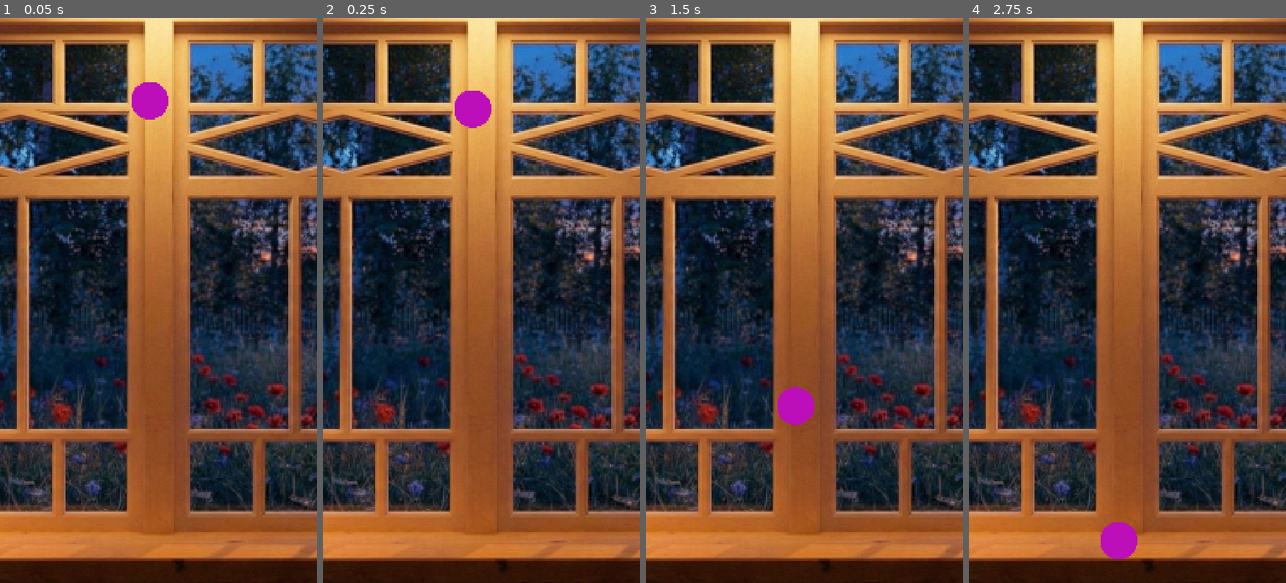
Above: before the commit, frames 1-4 (left to right).
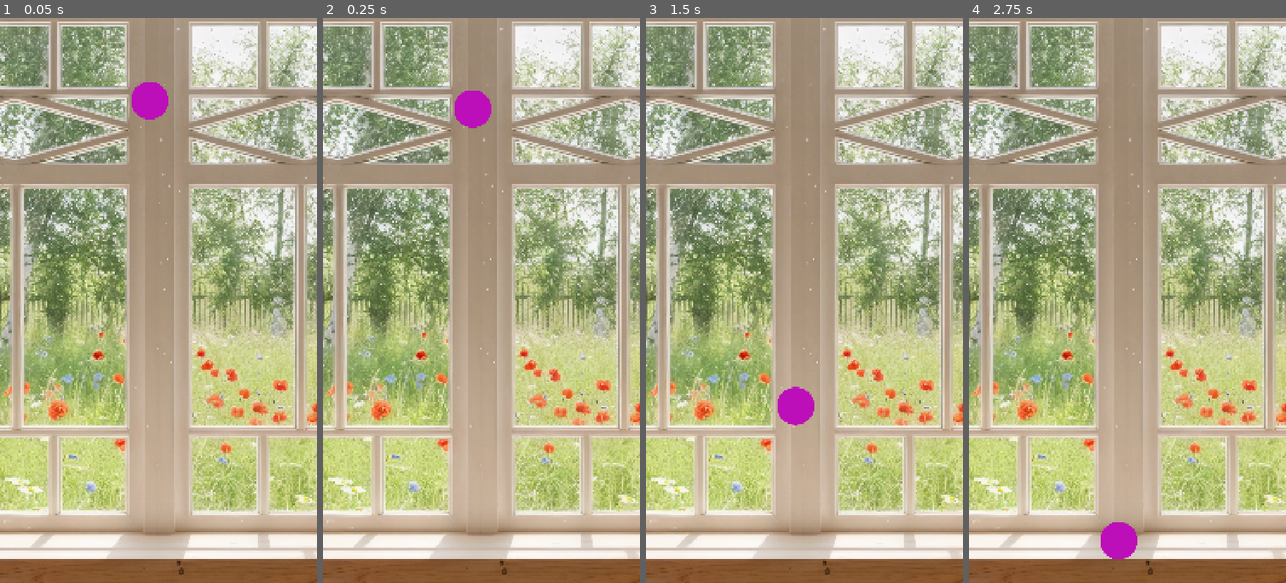
Above: after the commit, the same moments.

Repository: justkuzan/SuikaGame
Game: Godot game, scene res://Scenes/Game/Game.tscn
Two runs of this game, one before a commit and one after it. Both use one fixed random seed, a clock stepped at 60 frames per second and the inputs below.
Inputs:
- Up to frame 1 (0.05 s): no input
- Up to frame 2 (0.25 s): no input
- Up to frame 3 (1.5 s): no input
- Up to frame 4 (2.75 s): no input

The runs differ from the first frame. In frame 1, 99% of the frame differs, in the area x 0-100%, y 0-100%; in frame 2, 99%; in frame 3, 99%; in frame 4, 99%.
Error after the commit: Invalid call. Nonexistent function 'init_game' in base 'Nil'. (res://Scenes/Game/Game.gd:5)

Commit message:
Added Yandex SDK

Diff:
--- /dev/null
+++ b/Scenes/Game/Game.gd
@@ -0,0 +1,19 @@
+extends Node2D
+
+
+func _ready() -> void:
+	YandexSDK.init_game()
+	YandexSDK.game_ready()
+	YandexSDK.show_interstitial_ad()
+
+#Все что ниже (что касается яндекса) можно будет закинуть непосредственно в Игру (при запуске уровня)
+	get_viewport().focus_entered.connect(focus_in)
+	get_viewport().focus_entered.connect(focus_out)
+
+
+func focus_in() -> void:
+	YandexSDK.gameplay_started()
+
+
+func focus_out() -> void:
+	YandexSDK.gameplay_stopped()
--- a/Scenes/Game/Game.tscn
+++ b/Scenes/Game/Game.tscn
@@ -1,10 +1,12 @@
 [gd_scene format=3 uid="uid://d2682g4r85urc"]
 
-[ext_resource type="Texture2D" uid="uid://chy8ef08n2ksl" path="res://Assets/Backgrounds/bg_default.png" id="1_rdw05"]
+[ext_resource type="Script" uid="uid://fp4uuqcr4ycj" path="res://Scenes/Game/Game.gd" id="1_ln2h6"]
+[ext_resource type="Texture2D" uid="uid://ben0qmwure1bo" path="res://Assets/Backgrounds/enhanced_window.png" id="1_xbxml"]
 [ext_resource type="PackedScene" uid="uid://d0rbvn7ybi2sx" path="res://Scenes/Walls/Walls.tscn" id="2_gwu2e"]
 [ext_resource type="PackedScene" uid="uid://daiia8h0goc0c" path="res://Scenes/Objects/BaseObject/BaseObject.tscn" id="3_xbxml"]
 
 [node name="Game" type="Node2D" unique_id=556264147]
+script = ExtResource("1_ln2h6")
 
 [node name="Camera2D" type="Camera2D" parent="." unique_id=1360190577]
 position = Vector2(540, 960)
@@ -12,8 +14,8 @@
 
 [node name="Background" type="Sprite2D" parent="." unique_id=1532605914]
 position = Vector2(540, 960)
-scale = Vector2(1.78, 1.78)
-texture = ExtResource("1_rdw05")
+scale = Vector2(1.995, 1.995)
+texture = ExtResource("1_xbxml")
 offset = Vector2(0.025, 0)
 metadata/_edit_lock_ = true
 
--- a/project.godot
+++ b/project.godot
@@ -15,6 +15,10 @@
 config/features=PackedStringArray("4.6", "GL Compatibility")
 config/icon="res://icon.svg"
 
+[autoload]
+
+YandexSDK="*uid://bgahdwlw1j0ss"
+
 [display]
 
 window/size/viewport_width=1080
@@ -29,6 +33,10 @@
 naming/scene_name_casing=1
 naming/script_name_casing=1
 
+[editor_plugins]
+
+enabled=PackedStringArray("res://addons/SimpleFormatOnSave/plugin.cfg", "res://addons/godot-yandex-games-sdk/plugin.cfg")
+
 [physics]
 
 3d/physics_engine="Jolt Physics"
@@ -38,3 +46,4 @@
 rendering_device/driver.windows="d3d12"
 renderer/rendering_method="gl_compatibility"
 renderer/rendering_method.mobile="gl_compatibility"
+textures/vram_compression/import_etc2_astc=true
Binary file added: Assets/Backgrounds/enhanced_window.png
Not shown, added: Assets/Backgrounds/enhanced_window.png.import
Not shown, added: Scenes/Game/Game.gd.uid
Not shown, changed: export_presets.cfg
